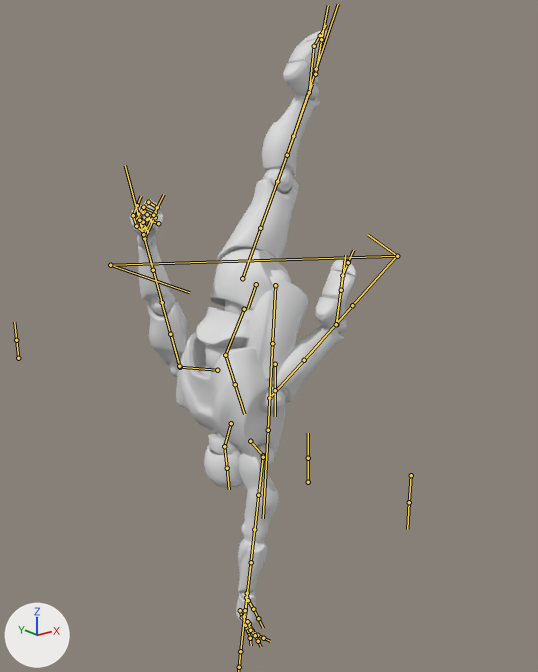
Two versions of the FBX model Assets/FBX/Characters/Mannequin/Animations/TPS_Dash.fbx, one commit apart.
One viewpoint serves both versions: a camera (50 mm lens) standing at (-17.71, -15.62, 4.62) and looking at (-4.91, 0.38, -1.78). The axes (+X, +Y, +Z) are drawn at lower left. The lights are the same throughout. Both versions are drawn at frame 1 of the action 'root|EmptyAction'; the numbers are the values there. The bones that bend it are drawn over the model as lines.

Objects in the first picture: 'SK_Mannequin.001'.
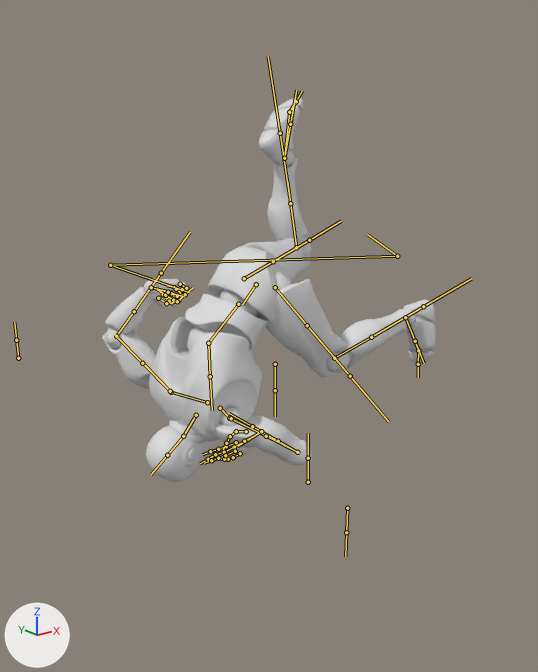
Changed parts and their boxes (x1, y1, x2, y2) in the pictures (538 x 672 px):
'SK_Mannequin.001', posed (47% wider, 37% shorter)
    before: (129, 30, 356, 642)
    after: (102, 97, 436, 482)
bone 'pelvis', root to tip
    before: (256, 284) to (248, 308)
    after: (256, 284) to (242, 304)
bone 'clavicle_l', root to tip
    before: (250, 441) to (263, 455)
    after: (220, 408) to (229, 418)
bone 'upperarm_l', root to tip
    before: (263, 455) to (259, 493)
    after: (229, 418) to (265, 435)
bone 'lowerarm_l', root to tip
    before: (254, 529) to (249, 578)
    after: (297, 452) to (269, 436)
bone 'hand_l', root to tip
    before: (247, 593) to (245, 614)
    after: (261, 431) to (237, 446)
bone 'clavicle_r', root to tip
    before: (217, 370) to (180, 367)
    after: (207, 402) to (171, 392)
bone 'upperarm_r', root to tip
    before: (180, 367) to (171, 335)
    after: (171, 392) to (143, 363)
bone 'lowerarm_r', root to tip
    before: (162, 302) to (149, 254)
    after: (116, 336) to (142, 299)
bone 'hand_r', root to tip
    before: (144, 238) to (154, 218)
    after: (151, 287) to (171, 292)
bone 'head', root to tip
    before: (224, 446) to (227, 468)
    after: (183, 436) to (167, 455)
bone 'thigh_l', root to tip
    before: (275, 285) to (271, 370)
    after: (275, 287) to (321, 342)
bone 'calf_l', root to tip
    before: (269, 398) to (320, 342)
    after: (334, 358) to (389, 327)
bone 'foot_l', root to tip
    before: (336, 324) to (342, 275)
    after: (405, 317) to (418, 350)
bone 'thigh_r', root to tip
    before: (242, 278) to (269, 204)
    after: (244, 278) to (285, 254)
bone 'calf_r', root to tip
    before: (277, 181) to (301, 114)
    after: (296, 247) to (287, 181)
bone 'foot_r', root to tip
    before: (309, 92) to (314, 46)
    after: (284, 158) to (289, 112)

The edits, one by one:
Bone 'pelvis' (bone_pelvis) turns from (3, -3, 48) to (0, 0, 32) degrees about its own x, y and z.
Bone 'clavicle_l' (bone_clavicle_l) moves from (4.2, -4.4, -13.7) to (0.0, 0.0, 0.0).
Bone 'upperarm_l' (bone_upperarm_l) turns from (-145, 19, 50) to (-69, 48, 48) degrees about its own x, y and z.
Bone 'lowerarm_l' (bone_lowerarm_l) turns from (7, 2, -31) to (-12, 8, 63) degrees about its own x, y and z.
Bone 'hand_l' (bone_hand_l) turns from (17, -39, 2) to (-1, -14, 85) degrees about its own x, y and z.
Bone 'hand_l' (bone_hand_l) is rescaled from (1.04, 1.0, 0.96) to (0.95, 1.06, 1.0).
Bone 'clavicle_r' (bone_clavicle_r) moves from (3.5, 7.7, 14.5) to (0.0, 0.0, 0.0).
Bone 'upperarm_r' (bone_upperarm_r) turns from (75, -42, -75) to (83, -85, -63) degrees about its own x, y and z.
Bone 'lowerarm_r' (bone_lowerarm_r) turns from (7, -2, 31) to (-10, -4, -46) degrees about its own x, y and z.
Bone 'hand_r' (bone_hand_r) turns from (53, -37, -60) to (46, 80, -63) degrees about its own x, y and z.
Bone 'hand_r' (bone_hand_r) is rescaled from (0.99, 0.97, 1.04) to (0.94, 1.02, 1.05).
Bone 'head' (bone_head) turns from (4, 2, 39) to (0, 0, 0) degrees about its own x, y and z.
Bone 'thigh_l' (bone_thigh_l) turns from (-17, 24, 148) to (2, 9, 84) degrees about its own x, y and z.
Bone 'calf_l' (bone_calf_l) turns from (16, 31, -125) to (16, 8, -55) degrees about its own x, y and z.
Bone 'foot_l' (bone_foot_l) turns from (3, 13, -102) to (-14, -2, 12) degrees about its own x, y and z.
Bone 'thigh_r' (bone_thigh_r) turns from (3, -16, 9) to (-9, -17, -23) degrees about its own x, y and z.
Bone 'calf_r' (bone_calf_r) turns from (-2, 0, -7) to (20, -17, 81) degrees about its own x, y and z.
Bone 'foot_r' (bone_foot_r) turns from (7, 18, -78) to (16, 8, -34) degrees about its own x, y and z.
